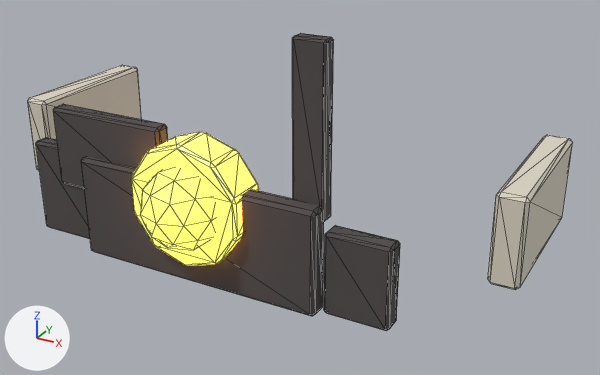
One commit to the glTF model assets/cardfront_environment/formal/hq/hq_damage_common.glb: the scene before it, then after it.
Both versions are drawn from a camera (50 mm lens) standing at (2.92, -5.02, 3.93) and looking at (0.43, -0.49, 1.66). The axes (+X, +Y, +Z) are drawn at lower left. The lights are the same throughout. The older version comes first. Mesh edges are drawn as thin lines. Where no turn or scale is listed for an object, it has been applied to the vertices. Vertices at exactly the same position are counted once.

The older version as bpy lines, for what is in view:
```python
mat_mat_core = principled_material('MAT_CORE')
mat_mat_core.base_color = (0.92, 0.58, 0.12)  # orange #f6c861
mat_mat_core.metallic = 0.12
mat_mat_core.roughness = 0.24
mat_mat_core.emission_color = (1.0, 0.42, 0.05)  # orange #ffad3f
mat_mat_core.emission_strength = 3.0
me_cube_020 = bpy.data.meshes.new('Cube.020')
me_cube_020.from_pydata(...)  # 24 vertices, 44 faces; spans x -0.22..0.22, y -0.07..0.07, z -0.28..0.28
me_cube_020.materials.append(mat_mat_damage_dark)  # dark grey #504b4b
me_cylinder_003 = bpy.data.meshes.new('Cylinder.003')
me_cylinder_003.from_pydata(...)  # 60 vertices, 116 faces; spans x -0.399..0.399, y -0.15..0.15, z -0.414..0.414
me_cylinder_003.materials.append(mat_mat_core)  # orange #f6c861, glowing orange #ffad3f
me_icosphere_001 = bpy.data.meshes.new('Icosphere.001')
me_icosphere_001.from_pydata(...)  # an icosphere of 80 faces spanning x -0.266..0.266, y -0.28..0.28, z -0.28..0.28
me_icosphere_001.materials.append(mat_mat_core)  # orange #f6c861, glowing orange #ffad3f
ob_corecover = bpy.data.objects.new('CoreCover', me_cylinder_003)
ob_corecover.location = (0.0, -1.1, 1.72)
ob_coreexposed = bpy.data.objects.new('CoreExposed', me_icosphere_001)
ob_coreexposed.location = (0.0, -1.22, 1.72)
ob_damage_02 = bpy.data.objects.new('Damage_02', me_cube_020)
ob_damage_02.location = (1.15, -1.05, 1.44)
# also in view: 'Armor_L' at (-1.88, 0.0, 1.64); 'Armor_R' at (1.88, 0.0, 1.64); 'Damage_03_Crack' at (0.8, -1.02, 2.3); 'Damage_03_Breach' at (-0.7, -1.06, 1.88); 'Damage_03' at (0.0, -1.1, 1.5)
```
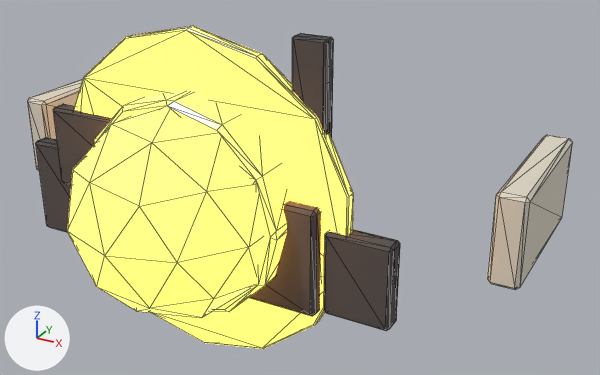
Pixel boxes (x1, y1, x2, y2) of what changed, in the pictures (600 x 375 px):
'CoreExposed', recoloured, surface changed, moved, rescaled (154% wider, 153% taller)
    before: (140, 168, 217, 250)
    after: (67, 109, 264, 318)
'CoreHalo', added
    after: (74, 26, 353, 349)
'CoreCover', recoloured, surface changed, reshaped
    before: (132, 132, 259, 266)
    after: (94, 91, 289, 312)
'Damage_03', unchanged, covered by the edit
    before: (81, 156, 324, 316)
    after: (249, 201, 321, 316)

The change, as a diff of the scene's bpy script:
```diff
--- a/assets/cardfront_environment/formal/hq/hq_damage_common.glb.py
+++ b/assets/cardfront_environment/formal/hq/hq_damage_common.glb.py
@@ mat_mat_core @@
 mat_mat_core = principled_material('MAT_CORE')
-mat_mat_core.base_color = (0.92, 0.58, 0.12)  # orange #f6c861
-mat_mat_core.metallic = 0.12
-mat_mat_core.roughness = 0.24
-mat_mat_core.emission_color = (1.0, 0.42, 0.05)  # orange #ffad3f
+mat_mat_core.base_color = (1.0, 0.56, 0.1)  # orange #ffc559
+mat_mat_core.roughness = 0.2
+mat_mat_core.emission_color = (1.0, 0.48, 0.06)  # orange #ffb845
 mat_mat_core.emission_strength = 3.0
@@ me_cylinder_003 @@
 # used by ob_corecover; location = (0.0, -1.1, 1.72)
-me_cylinder_003.from_pydata(...)  # 60 vertices, 116 faces; spans x -0.399..0.399, y -0.15..0.15, z -0.414..0.414
+me_cylinder_003.from_pydata(...)  # 56 vertices, 108 faces; spans x -0.712..0.712, y -0.22..0.22, z -0.712..0.712
+# me_cylinder_003 part 1: the whole mesh is rebuilt
 me_cylinder_003.materials.append(mat_mat_core)
@@ me_icosphere_001 @@
 # used by ob_coreexposed; location = (0.0, -1.22, 1.72)
-me_icosphere_001.from_pydata(...)  # 42 vertices, 80 faces; spans x -0.266..0.266, y -0.28..0.28, z -0.28..0.28
+me_icosphere_001.from_pydata(...)  # 42 vertices, 80 faces; spans x -0.647..0.647, y -0.68..0.68, z -0.68..0.68
+# me_icosphere_001 part 2: the whole mesh is scaled about its middle by 2.43
 me_icosphere_001.materials.append(mat_mat_core)
@@ me_cylinder_004 @@
+me_cylinder_004.from_pydata(...)  # 56 vertices, 108 faces; spans x -1.07..1.07, y -0.04..0.04, z -1.1..1.1
+me_cylinder_004.materials.append(mat_mat_core)  # orange #ffc559, glowing orange #ffb845
@@ ob_coreexposed @@
 ob_coreexposed = bpy.data.objects.new('CoreExposed', me_icosphere_001)
-ob_coreexposed.location = (0.0, -1.22, 1.72)
+ob_coreexposed.location = (0.0, -1.28, 1.72)
@@ ob_corehalo @@
+ob_corehalo = bpy.data.objects.new('CoreHalo', me_cylinder_004)
+ob_corehalo.location = (0.0, -1.05, 1.72)
```
